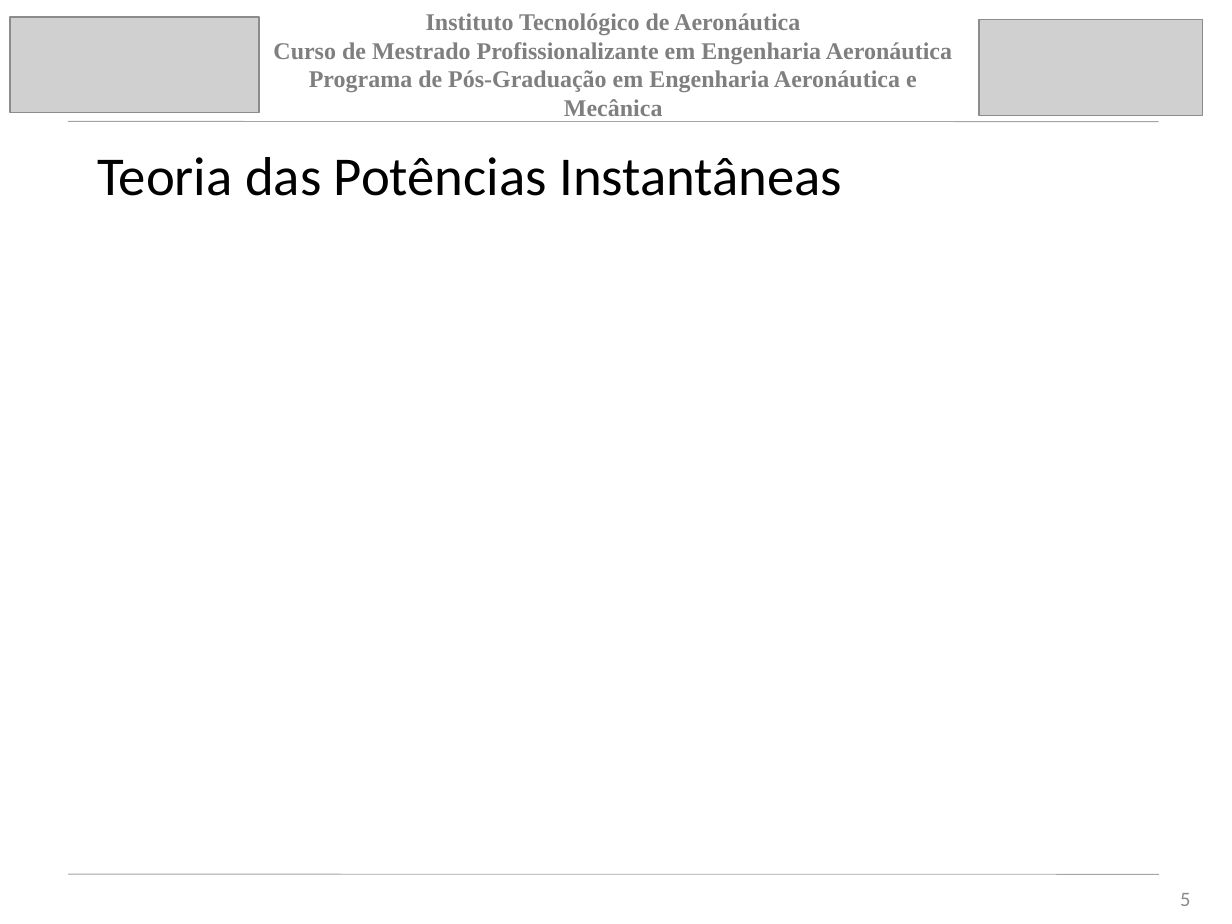
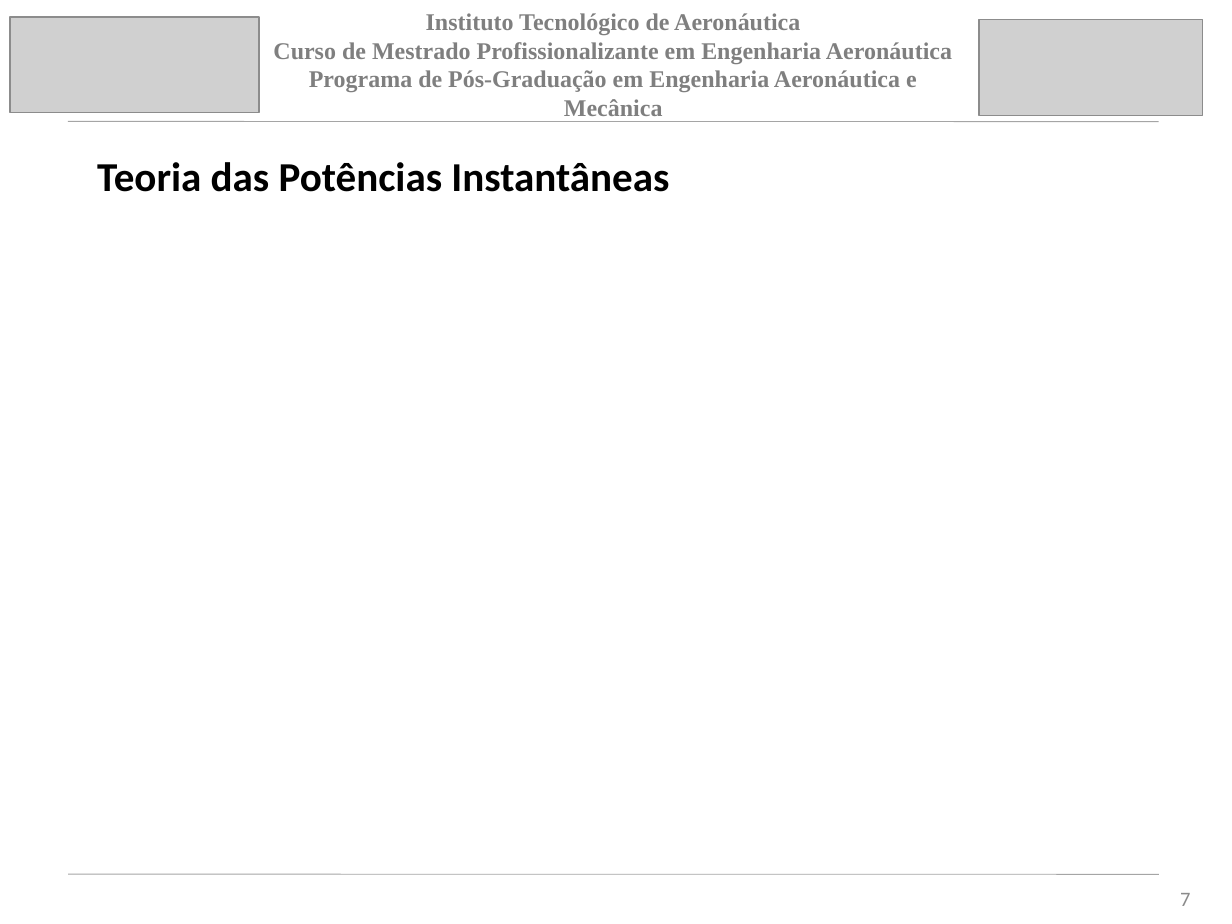
Before and after one commit to jpsoliv/MestradoJPSO, a slide deck: slide 7 of Apresentação/Apresentação_baixo_nivel.pptx (slide 5 before the commit). Drawn at 1232x924 pixels with LibreOffice and Linux fonts; fonts in the diff are those of the drawing; grey boxes stand for pictures. Boxes give left, top, right and bottom in pixels: in the first picture for what was removed or moved away, otherwise in the second. Text is boxed around its words. In the diff, an @@ line names an element or a change of style, - is before the commit and + after.

```diff
--- a/Apresentação/Apresentação_baixo_nivel.pptx
+++ b/Apresentação/Apresentação_baixo_nivel.pptx
@@ title "Teoria das Potências Instantâneas" at (x1=97, y1=162, x2=669, y2=192): size 32 to 24 pt, bold on @@
@@ page number at (x1=1180, y1=893, x2=1190, y2=906): text changed @@
-5
+7
```
Also in this commit, not shown: 5 other slides changed, 3 slides added.
